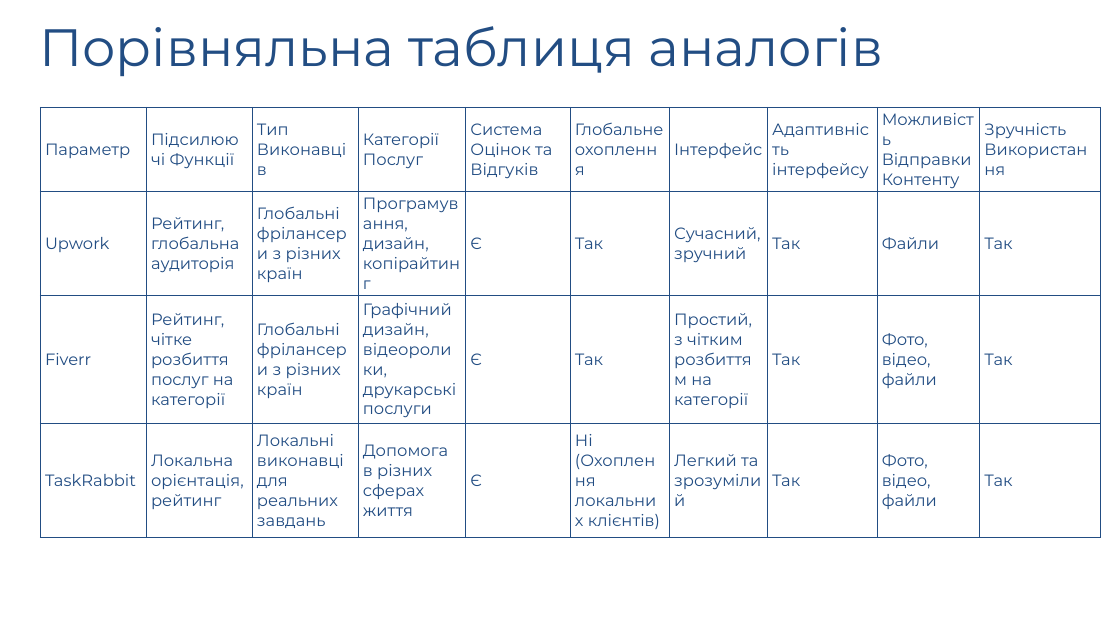
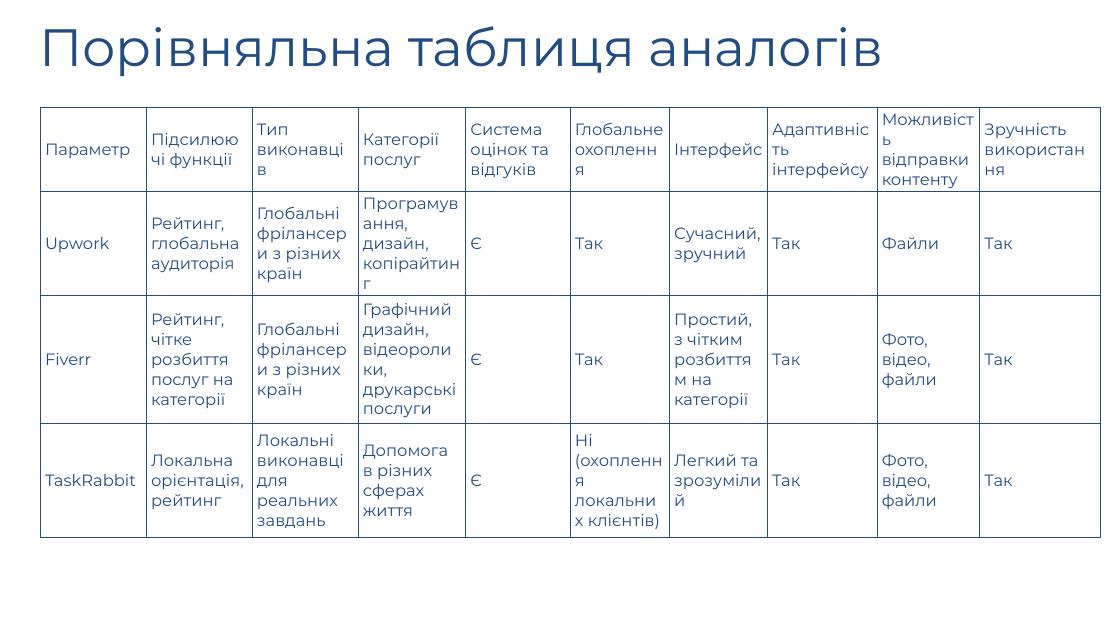
Before and after one commit to AlexandrVerbovskiy/test_dyplome, a slide deck: slide 9 of записка/презентація.pptx. Drawn at 1120x630 pixels with LibreOffice and Linux fonts; fonts in the diff are those of the drawing; background and template pictures are left out. Boxes give left, top, right and bottom in pixels: in the first picture for what was removed or moved away, otherwise in the second. Text is boxed around its words. In the diff, an @@ line names an element or a change of style, - is before the commit and + after.

```diff
--- a/записка/презентація.pptx
+++ b/записка/презентація.pptx
@@ table at (x1=40, y1=108, x2=1102, y2=533) @@
-row 1: Параметр | Підсилюючі Функції | Тип Виконавців | Категорії Послуг | Система Оцінок та Відгуків | Глобальне охоплення | Інтерфейс | Адаптивність інтерфейсу | Можливість Відправки Контенту | Зручність Використання
+row 1: Параметр | Підсилюючі функції | Тип виконавців | Категорії послуг | Система оцінок та відгуків | Глобальне охоплення | Інтерфейс | Адаптивність інтерфейсу | Можливість відправки контенту | Зручність використання
-row 4, column 6: Ні (Охоплення локальних клієнтів)
+row 4, column 6: Ні (охоплення локальних клієнтів)
```
Also in this commit, not shown: 5 other slides changed, 4 slides added, 19 other files.
